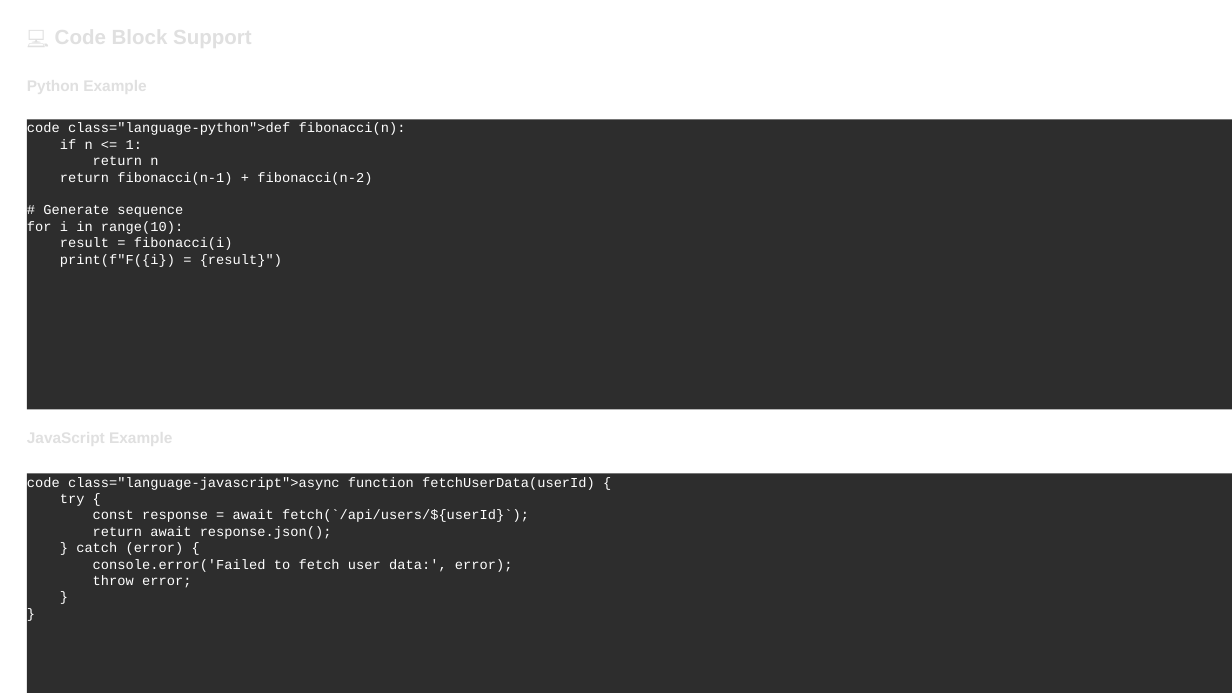
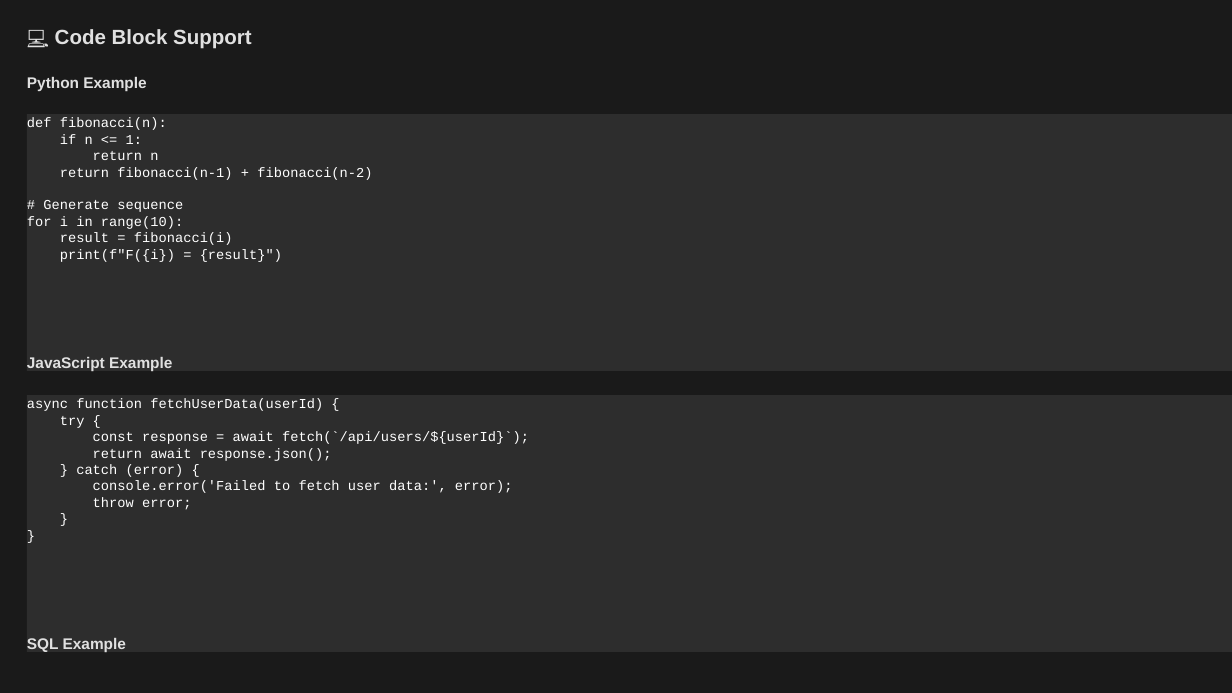
Before and after one commit to louisazhou/slidegenerator, a slide deck: slide 5 of output/comprehensive_demo_dark.pptx. Drawn at 1232x693 pixels with LibreOffice and Linux fonts; fonts in the diff are those of the drawing. Boxes give left, top, right and bottom in pixels: in the first picture for what was removed or moved away, otherwise in the second. Text is boxed around its words. In the diff, an @@ line names an element or a change of style, - is before the commit and + after.

```diff
--- a/output/comprehensive_demo_dark.pptx
+++ b/output/comprehensive_demo_dark.pptx
@@ background #FFFFFF to #1A1A1A @@
@@ text added at <box>55,29,252,49</box>, 12 pt, text #E0E0E0, bold @@
+💻 Code Block Support
@@ text added at <box>27,77,146,91</box>, 9 pt, text #E0E0E0, bold @@
+Python Example
@@ text in rectangle at <box>27,117,372,262</box>: text changed @@
-code class="language-python">def fibonacci(n):
-if n <= 1:
-return n
-return fibonacci(n-1) + fibonacci(n-2)
-# Generate sequence
-for i in range(10):
-result = fibonacci(i)
-print(f"F({i}) = {result}")
+def fibonacci(n):
+if n <= 1:
+return n
+return fibonacci(n-1) + fibonacci(n-2)
+# Generate sequence
+for i in range(10):
+result = fibonacci(i)
+print(f"F({i}) = {result}")
@@ rectangle "def fibonacci(n): if n <= ...": place and size @@
-rectangle "def fibonacci(n): if n <= ..." at <box>27,120,1232,409</box>
+rectangle "def fibonacci(n): if n <= ..." at <box>27,115,1232,371</box>
@@ text added at <box>27,357,172,371</box>, 9 pt, text #E0E0E0, bold @@
+JavaScript Example
@@ text in rectangle at <box>27,398,529,510</box>: text changed @@
-code class="language-javascript">async function fetchUserData(userId) {
-try {
-const response = await fetch(`/api/users/${userId}`);
-return await response.json();
-} catch (error) {
-console.error('Failed to fetch user data:', error);
-throw error;
-}
-}
+async function fetchUserData(userId) {
+try {
+const response = await fetch(`/api/users/${userId}`);
+return await response.json();
+} catch (error) {
+console.error('Failed to fetch user data:', error);
+throw error;
+}
+}
@@ rectangle "async function fetchUserData(userId) { try ...": place and size @@
-rectangle "async function fetchUserData(userId) { try ..." at <box>27,473,1232,693</box>
+rectangle "async function fetchUserData(userId) { try ..." at <box>27,395,1232,652</box>
@@ text added at <box>27,638,126,652</box>, 9 pt, text #E0E0E0, bold @@
+SQL Example
```
Also in this commit, not shown: 19 other slides changed, 13 other files.
